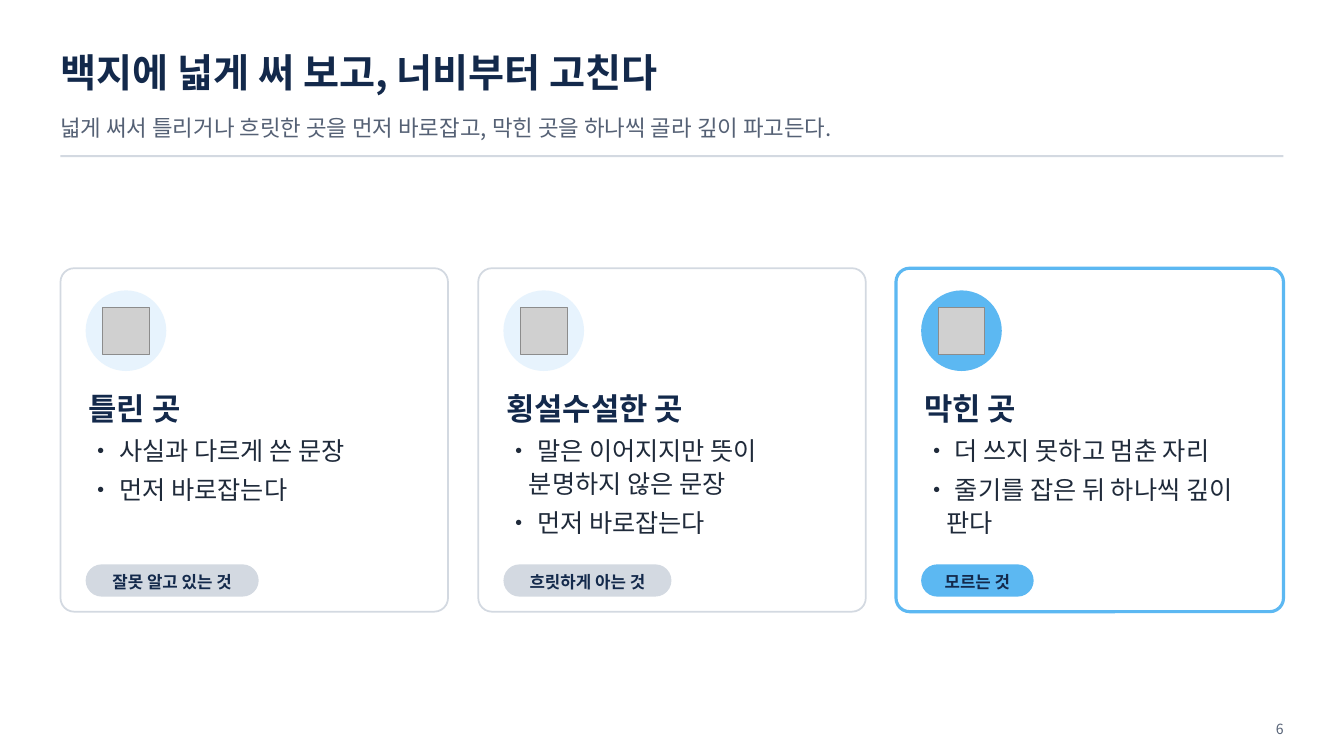
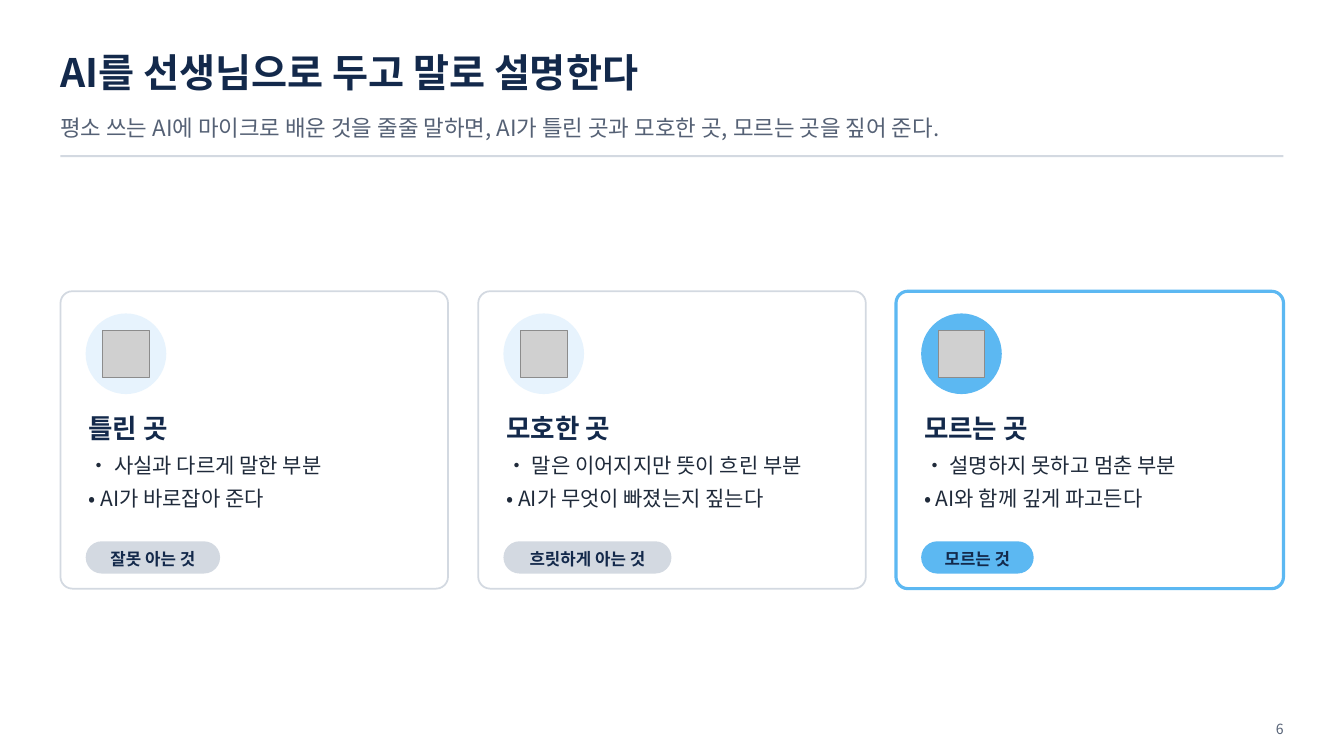
Before and after one commit to uengine-oss/hyd-iot-edu, a slide deck: slide 6 of workspace/강의제작/산출물/통합반/이론/01회차/통합반_01일차.pptx. Drawn at 1344x756 pixels with LibreOffice and Linux fonts; fonts in the diff are those of the drawing; grey boxes stand for pictures. Boxes give left, top, right and bottom in pixels: in the first picture for what was removed or moved away, otherwise in the second. Text is boxed around its words. In the diff, an @@ line names an element or a change of style, - is before the commit and + after.

Commit message:
1회차 이론 01편 공부법 · 학습목표 고침(진행 중): 덱 2 · 5~8장 화면과 노트(PPTX는 장교체로 그 장만), 9 · 10장 원고의 셋째 기록을 「직접 해 본 것과 결과」로(PPTX 미반영), 01편 대본 2 · 5~8장 새 말투. 규칙: 덱 D-7(이론은 현업 원리, 우리 시스템 구현은 말하지 않음, 정본 ceco 현업조사) · 대본 S-6 · S-7(덱을 읽지 말고 쉬운 말로 풀이) · S-10(회차 안 되짚기 없이 가볍게 잇기) · 영상 V-3 · V-14(한 문맥이 아니면 말 사이 쉼). 도구: 확정 PPTX에 장을 바꿔 끼우는 장교체.py

```diff
--- a/workspace/강의제작/산출물/통합반/이론/01회차/통합반_01일차.pptx
+++ b/workspace/강의제작/산출물/통합반/이론/01회차/통합반_01일차.pptx
@@ text at box(60, 54, 638, 91): text changed @@
-백지에 넓게 써 보고, 너비부터 고친다
+AI를 선생님으로 두고 말로 설명한다
@@ text at box(60, 117, 939, 140): text changed @@
-넓게 써서 틀리거나 흐릿한 곳을 먼저 바로잡고, 막힌 곳을 하나씩 골라 깊이 파고든다.
+평소 쓰는 AI에 마이크로 배운 것을 줄줄 말하면, AI가 틀린 곳과 모호한 곳, 모르는 곳을 짚어 준다.
@@ rounded rectangle: place and size @@
-rounded rectangle at box(60, 268, 448, 612)
+rounded rectangle at box(60, 291, 448, 589)
@@ rounded rectangle: place and size @@
-rounded rectangle at box(478, 268, 865, 612)
+rounded rectangle at box(478, 291, 865, 589)
@@ rounded rectangle: place and size @@
-rounded rectangle at box(896, 268, 1284, 612)
+rounded rectangle at box(896, 291, 1284, 589)
@@ 3 pictures, 3 ellipses: place and size @@
-3 pictures, 3 ellipses at box(86, 290, 1002, 371)
+3 pictures, 3 ellipses at box(86, 314, 1002, 394)
@@ text "틀린 곳": place and size @@
-text "틀린 곳" at box(88, 394, 345, 501)
+text "틀린 곳" at box(88, 415, 322, 508)
@@ text at box(88, 415, 167, 441): size 22 to 19 pt in "틀린 곳" @@
@@ text at box(506, 415, 802, 508): text changed; size 18 to 15 pt @@
-횡설수설한 곳
-• 말은 이어지지만 뜻이 분명하지 않은 문장
-• 먼저 바로잡는다
+모호한 곳
+• 말은 이어지지만 뜻이 흐린 부분
+• AI가 무엇이 빠졌는지 짚는다
@@ text at box(924, 416, 1177, 508): text changed; size 18 to 15 pt @@
-막힌 곳
-• 더 쓰지 못하고 멈춘 자리
-• 줄기를 잡은 뒤 하나씩 깊이 판다
+모르는 곳
+• 설명하지 못하고 멈춘 부분
+• AI와 함께 깊게 파고든다
@@ text at box(100, 455, 322, 508): text changed; size 18 to 15 pt @@
-• 사실과 다르게 쓴 문장
-• 먼저 바로잡는다
+• 사실과 다르게 말한 부분
+• AI가 바로잡아 준다
@@ rounded rectangle: place and size @@
-rounded rectangle at box(86, 565, 259, 597)
+rounded rectangle at box(86, 541, 220, 574)
@@ text at box(110, 551, 195, 567): text changed @@
-잘못 알고 있는 것
+잘못 아는 것
@@ 2 texts, 2 rounded rectangles: place and size @@
-2 texts, 2 rounded rectangles at box(503, 565, 1034, 597)
+2 texts, 2 rounded rectangles at box(503, 541, 1034, 574)
```
Also in this commit, not shown: 4 other slides changed, 6 other files.
